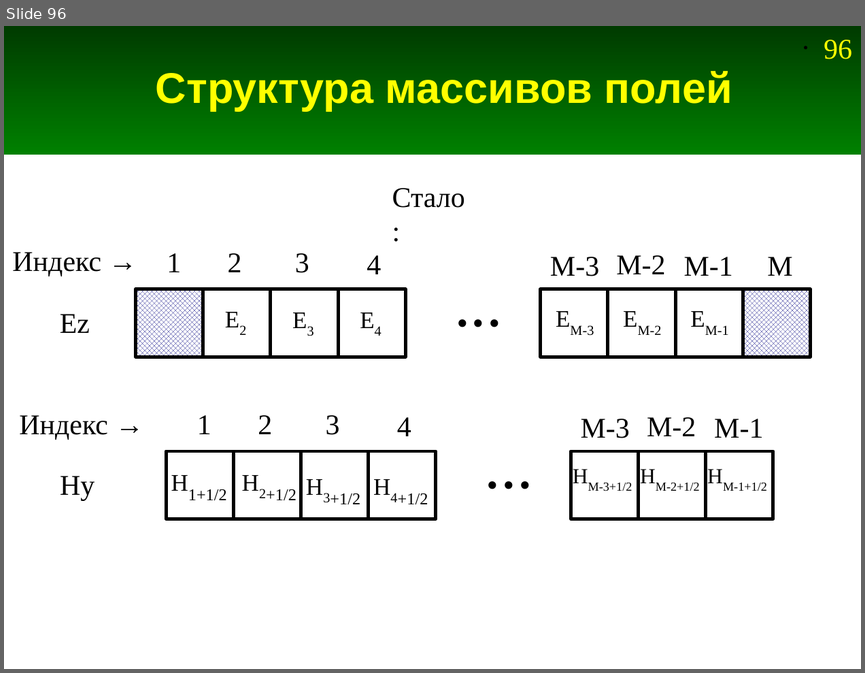
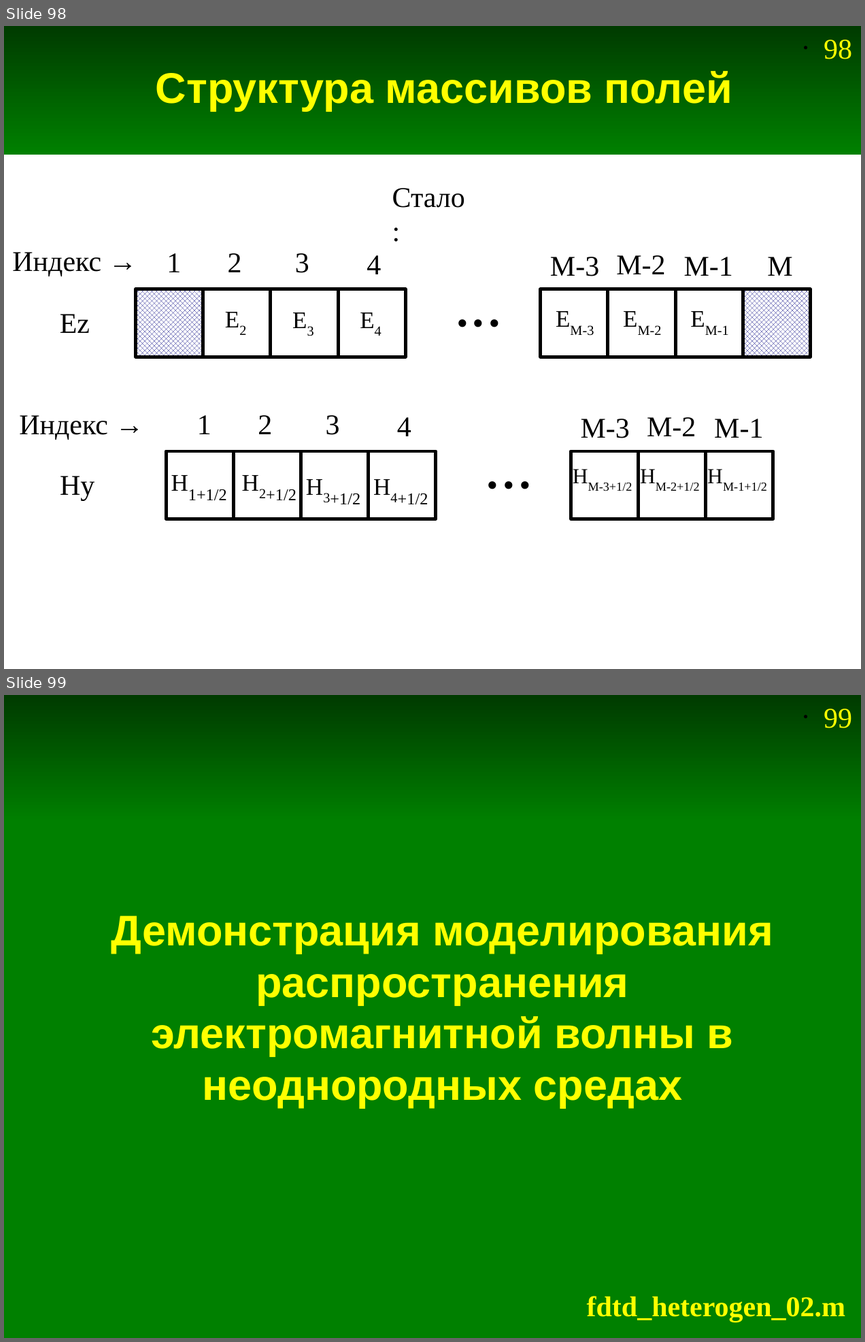
Before and after one commit to andris0147sv/modelling, a slide deck: presentations/2. FDTD.odp. Shown one above the other, each under a label of ours: slide 96 before the commit, slides 98 and 99 after it. The pictures are 865x673 and 865x1342 pixels, drawn with LibreOffice and Linux fonts; fonts in the diff are those of the drawing. Boxes give left, top, right and bottom in pixels: in the first picture for what was removed or moved away, otherwise in the second. Text is boxed around its words. In the diff, an @@ line names an element or a change of style, - is before the commit and + after.

```diff
--- a/presentations/2. FDTD.odp
+++ b/presentations/2. FDTD.odp
@@ slide 99 added at [4, 695, 861, 1338], background #FFFFFF; not listed: 2 template elements that a slide beside it also shows @@
@@ rectangle added at [4, 820, 861, 1338], fill #008000, outline #008000 0 pt @@
@@ title added at [111, 915, 772, 1108], 36 pt, text #FFFF00, bold @@
+Демонстрация моделирования распространения электромагнитной волны в неоднородных средах
@@ text added at [587, 1295, 846, 1322], 24 pt, text #FFFF00, bold @@
+fdtd_heterogen_02.m
@@ what was slide 96 is now slide 98 @@
@@ page number at [823, 40, 852, 59]: text changed @@
-• 96
+• 98
```
Also in this commit, not shown: 5 slides changed, 1 other slide added, 6 other files.
